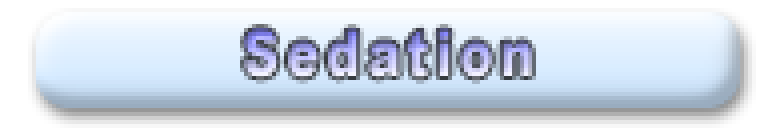
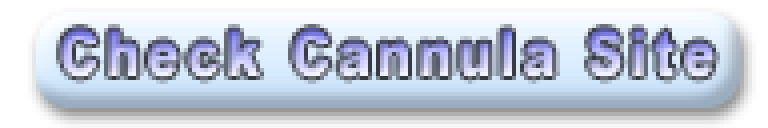
Before/after of a 768×128 layered artwork. What changed in the layer stack:
renamed "Sedation" to "Check Cannula Site", painted on it over [60, 28, 716, 80]
